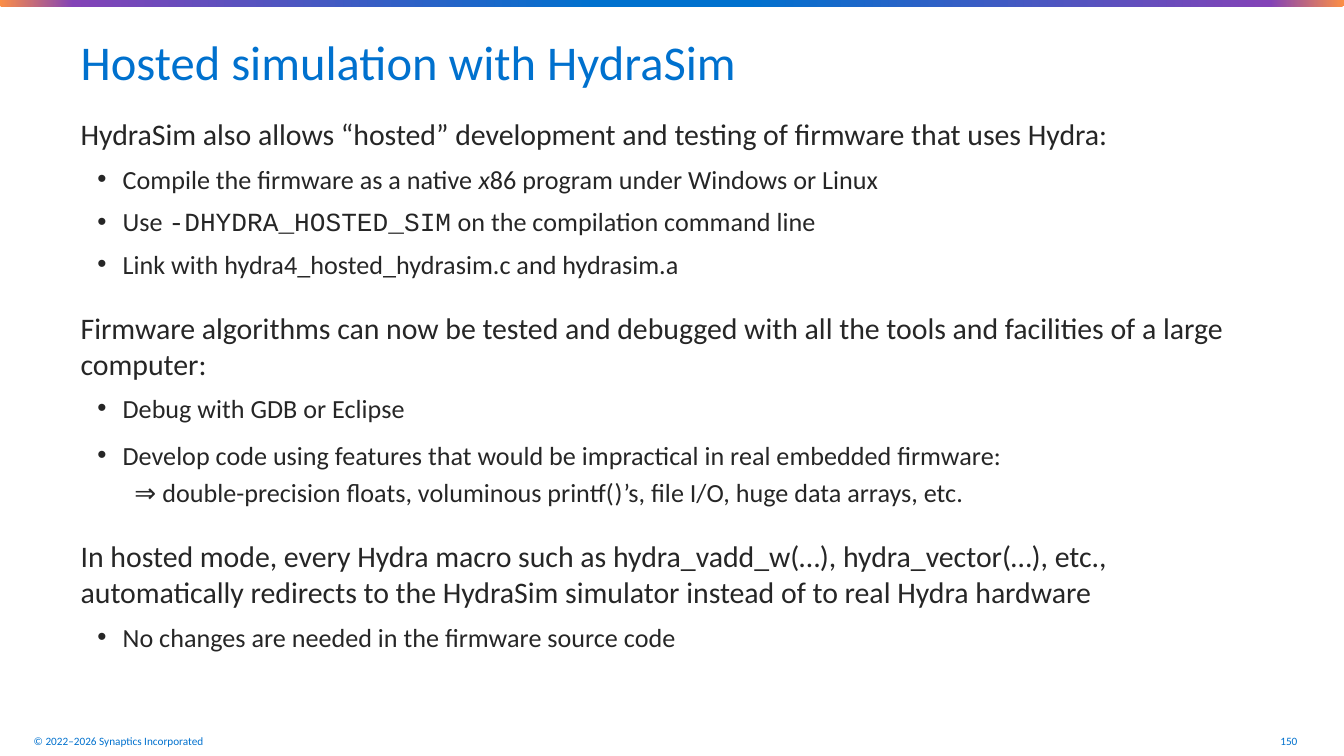
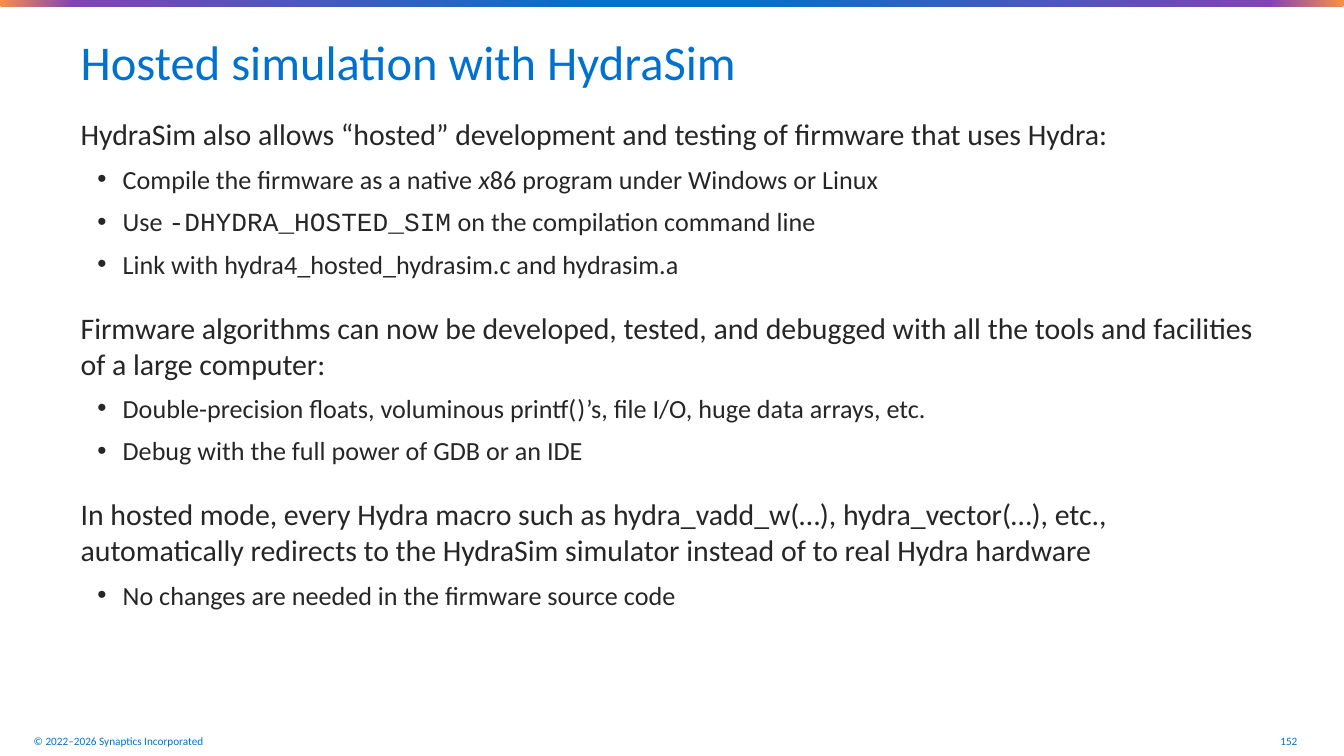
Before and after one commit to synaptics-public/synaptics-hydra, a slide deck: slide 152 of doc/hydra4-architecture-overview.pptx (slide 150 before the commit). Drawn at 1344x756 pixels with LibreOffice and Linux fonts; fonts in the diff are those of the drawing; background and template pictures are left out. Boxes give left, top, right and bottom in pixels: in the first picture for what was removed or moved away, otherwise in the second. Text is boxed around its words. In the diff, an @@ line names an element or a change of style, - is before the commit and + after.

Commit message:
Various improvements to the Hydra slide deck.

```diff
--- a/doc/hydra4-architecture-overview.pptx
+++ b/doc/hydra4-architecture-overview.pptx
@@ text at bbox=[81, 318, 1252, 465]: text changed @@
-Firmware algorithms can now be tested and debugged with all the tools and facilities of a large computer:
-  • Debug with GDB or Eclipse
-  • Develop code using features that would be impractical in real embedded firmware:
-    ⇒ double-precision floats, voluminous printf()’s, file I/O, huge data arrays, etc.
+Firmware algorithms can now be developed, tested, and debugged with all the tools and facilities of a large computer:
+  • Double-precision floats, voluminous printf()’s, file I/O, huge data arrays, etc.
+  • Debug with the full power of GDB or an IDE
@@ page number at bbox=[1280, 737, 1297, 745]: text changed @@
-150
+152
```
Also in this commit, not shown: 52 other slides changed, 2 slides added, 1 other file.
